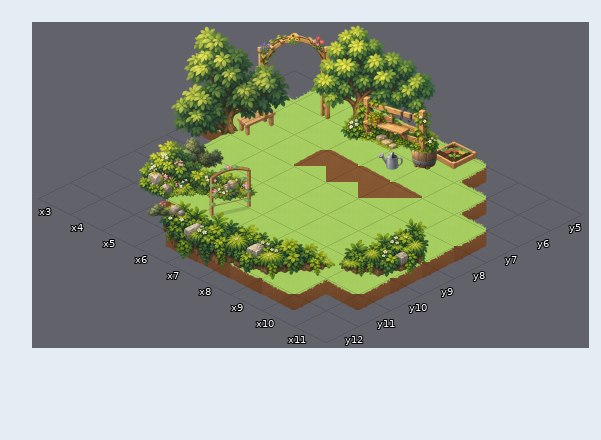
Tiled map: assets/maps/potager_diorama_v1.tmx. Above: the version before the commit.
Cells are 80x40 px. Isometric: x runs down to the right, y down to the left. Shown: x 3..11, y 5..12. The commit also replaced the tileset; all pictures use the new one.
Once edited:
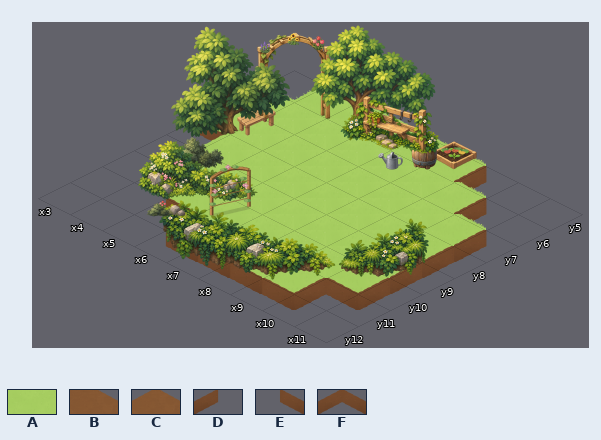
Key: from "ground_new_da": A 12 "potager_newda_sol_herbe_", B 20 "potager_newda_sol_terre_", C 27 "potager_newda_sol_terre_", D 28 "potager_newda_sol_tranch", E 30 "potager_newda_sol_tranch", F 33 "potager_newda_sol_tranch".
_ is an empty cell.
Edits made:
Layer "ground":
The author changed tile B to tile A in row 7 at x 7 to 8.
The author changed tile C to tile A in row 7 at x 6.
Tile D now appears in row 5 at x 9; in row 6 at x 10; in rows 7 to 10 at x 11.
Tile E now appears in row 11 at x 5; in row 12 at x 8 to 9.
Tile F now appears in row 11 at x 10.
